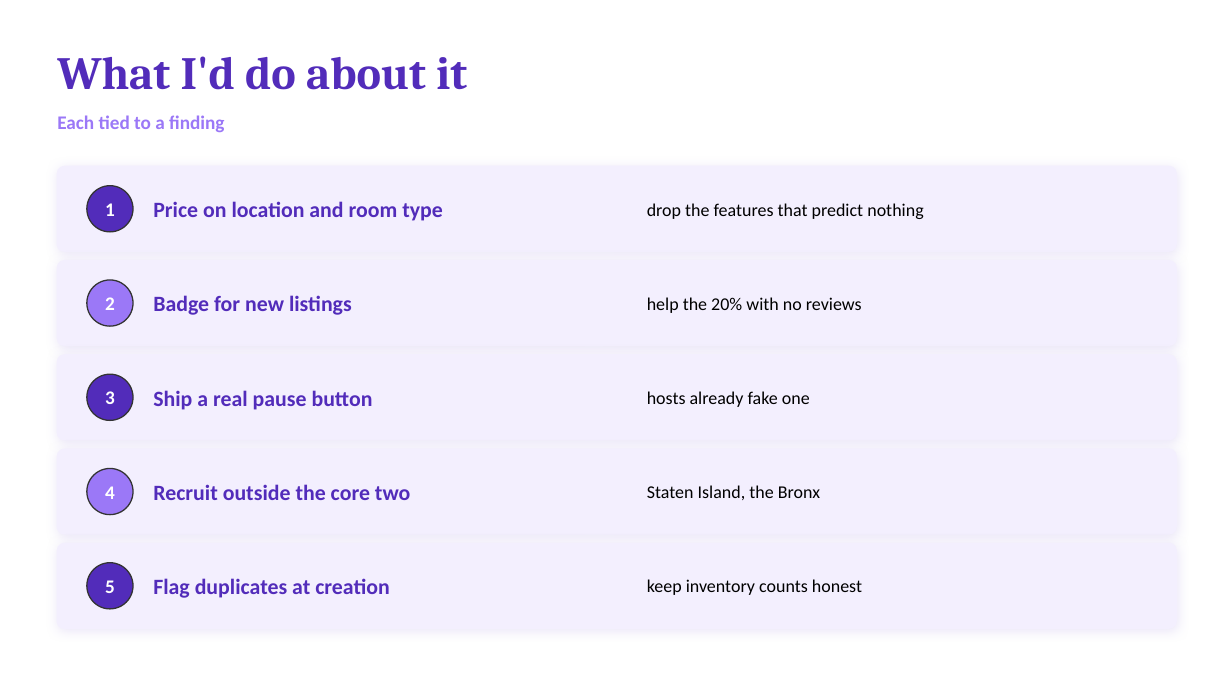
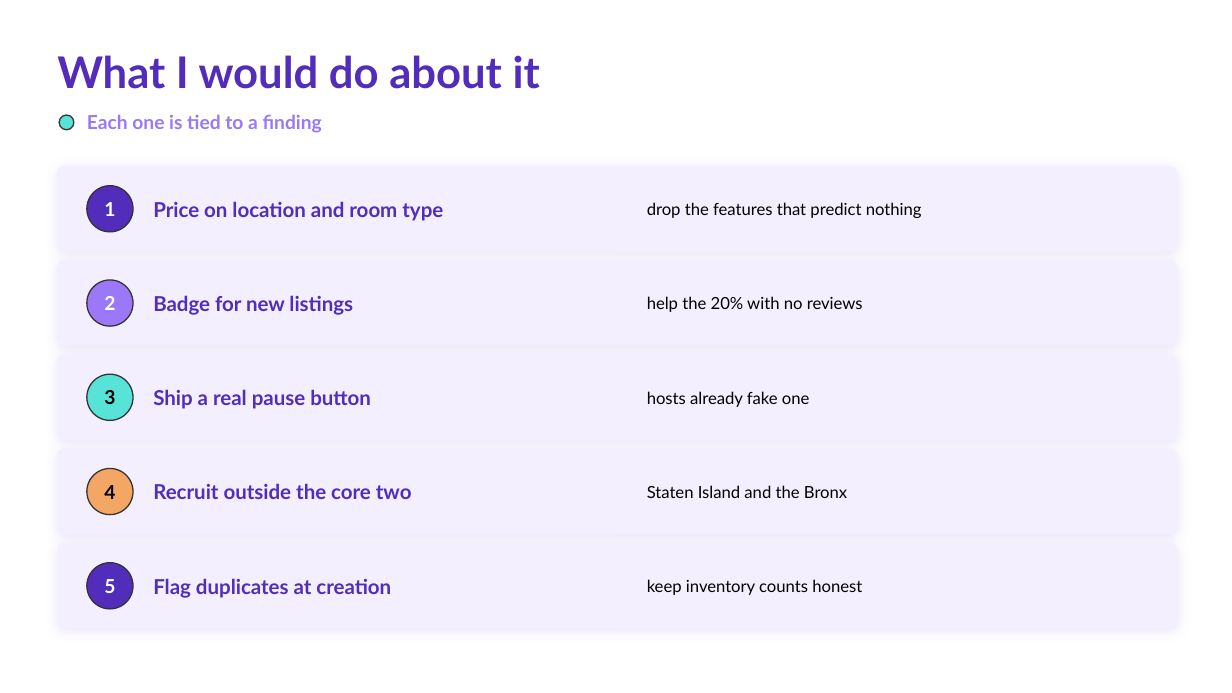
Before and after one commit to khaliddosari/Tuwaiq-Bootcamp, a slide deck: slide 12 of eda week 3/Khalid Al Dosari - EDA Project Presentation.pptx. Drawn at 1232x693 pixels with LibreOffice and Linux fonts; fonts in the diff are those of the drawing. Boxes give left, top, right and bottom in pixels: in the first picture for what was removed or moved away, otherwise in the second. Text is boxed around its words. In the diff, an @@ line names an element or a change of style, - is before the commit and + after.

```diff
--- a/eda week 3/Khalid Al Dosari - EDA Project Presentation.pptx
+++ b/eda week 3/Khalid Al Dosari - EDA Project Presentation.pptx
@@ text at [57,55,540,89]: text changed; size 36 to 34 pt; font Cambria to Lato @@
-What I'd do about it
+What I would do about it
@@ ellipse added at [59,116,74,130], fill #57E3D8, outline #333333 1 pt @@
@@ text at [87,114,322,133]: text changed; font Calibri to Lato @@
-Each tied to a finding
+Each one is tied to a finding
@@ text "3" at [104,390,115,404]: font Calibri to Lato, text colour #FFFFFF to #000000 @@
@@ ellipse at [87,374,133,421]: fill #522CBA to #57E3D8 @@
@@ text "4" at [104,485,115,499]: font Calibri to Lato, text colour #FFFFFF to #000000 @@
@@ ellipse at [87,469,133,515]: fill #9B78F7 to #F4A664 @@
@@ text at [647,485,847,498]: text changed; size 14 to 13 pt; font Calibri to Lato @@
-Staten Island, the Bronx
+Staten Island and the Bronx
@@ font Calibri to Lato in 3 elements at [104,202,115,216], [104,296,115,310], [104,579,115,593] @@
@@ size 17 to 16 pt, font Calibri to Lato in 5 elements at [153,201,443,221], [153,295,353,315], [153,389,371,409], [153,483,412,499], [153,578,391,598] @@
@@ size 14 to 13 pt, font Calibri to Lato in 4 elements at [647,202,922,218], [647,296,863,312], [647,391,810,407], [647,579,862,595] @@
```
Also in this commit, not shown: 12 other slides changed.
